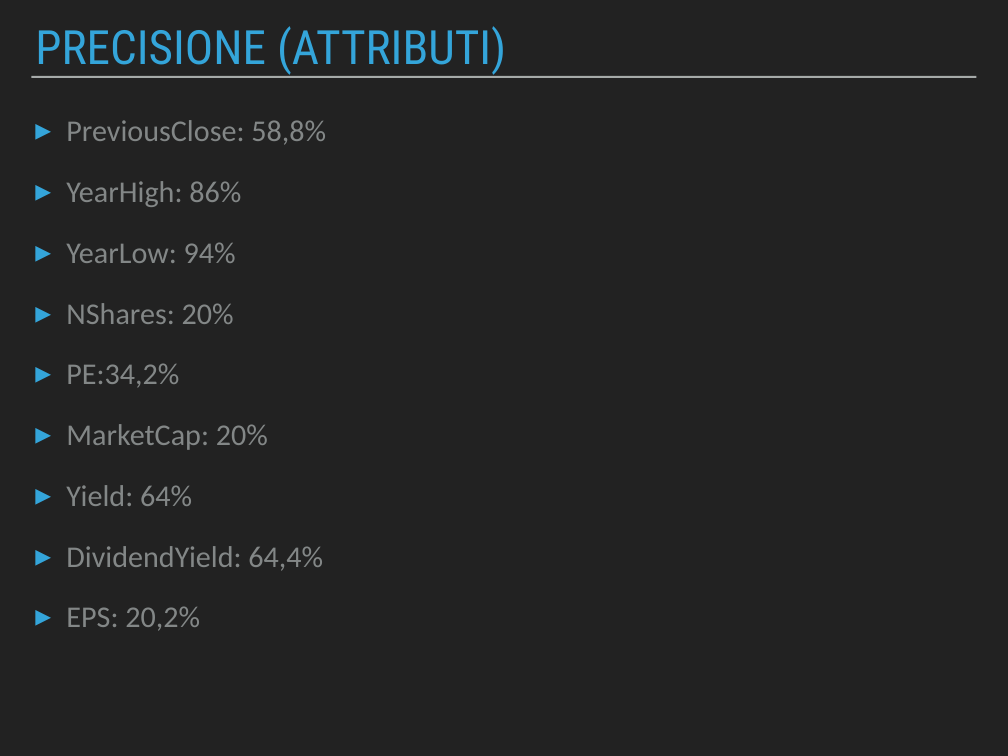
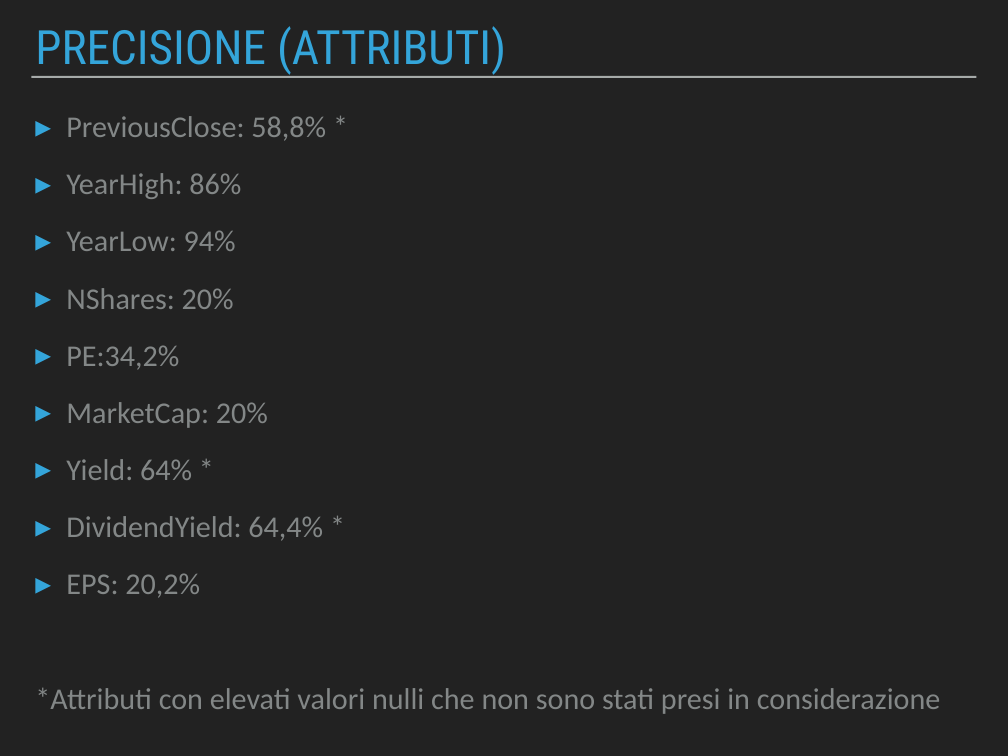
Before and after one commit to Beltra97/Unimib_ArchitettureDati, a slide deck: slide 12 of PresentazionePowerPoint.pptx. Drawn at 1008x756 pixels with LibreOffice and Linux fonts; fonts in the diff are those of the drawing. Boxes give left, top, right and bottom in pixels: in the first picture for what was removed or moved away, otherwise in the second. Text is boxed around its words. In the diff, an @@ line names an element or a change of style, - is before the commit and + after.

```diff
--- a/PresentazionePowerPoint.pptx
+++ b/PresentazionePowerPoint.pptx
@@ text at [66, 116, 326, 141]: text changed @@
-▸ PreviousClose: 58,8%
+▸ PreviousClose: 58,8% *
@@ text at [66, 173, 268, 598]: line spacing 1 to 0.9 @@
@@ text at [66, 459, 323, 541]: text changed @@
-▸ Yield: 64%
-▸ DividendYield: 64,4%
+▸ Yield: 64% *
+▸ DividendYield: 64,4% *
@@ text at [35, 688, 941, 714]: paragraph added @@
+*Attributi con elevati valori nulli che non sono stati presi in considerazione
```
Also in this commit, not shown: 4 other slides changed, 1 slide added, 1 other file.
